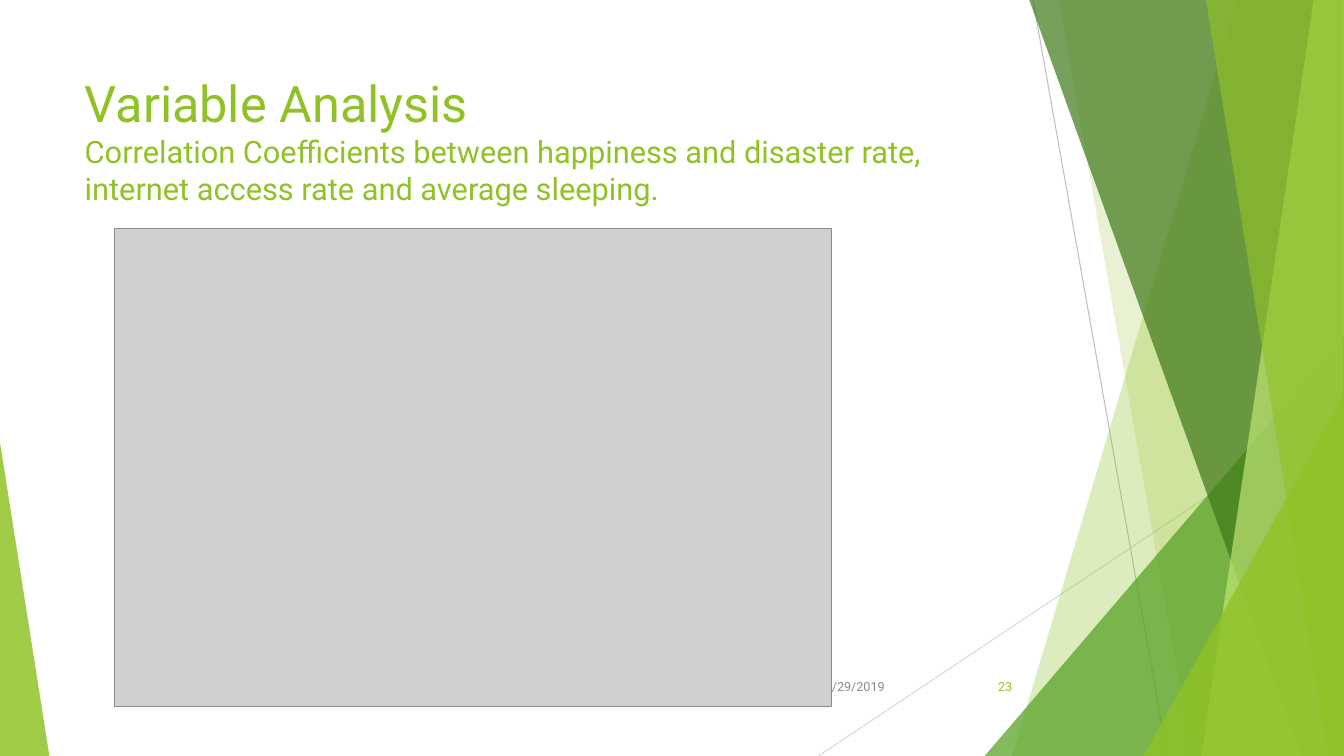
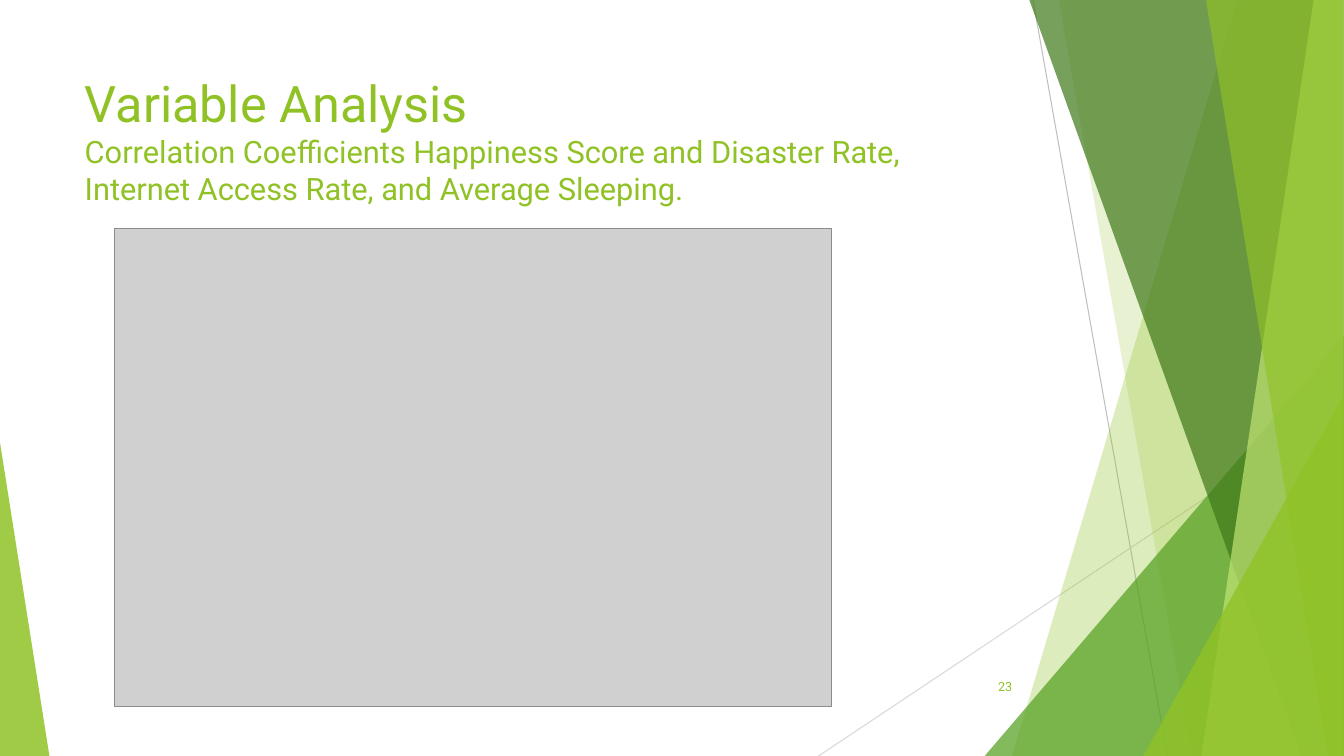
Before and after one commit to Kika000/Project-1, a slide deck: slide 23 of What Makes the World Happy.pptx. Drawn at 1344x756 pixels with LibreOffice and Linux fonts; fonts in the diff are those of the drawing; grey boxes stand for pictures. Boxes give left, top, right and bottom in pixels: in the first picture for what was removed or moved away, otherwise in the second. Text is boxed around its words. In the diff, an @@ line names an element or a change of style, - is before the commit and + after.

```diff
--- a/What Makes the World Happy.pptx
+++ b/What Makes the World Happy.pptx
@@ title at (85,84,900,207): text changed @@
-Variable Analysis
-Correlation Coefficients between happiness and disaster rate, internet access rate and average sleeping.
+Variable Analysis
+Correlation Coefficients Happiness Score and Disaster Rate, Internet Access Rate, and Average Sleeping.
@@ text removed at (825,679,885,695) @@
-7/29/2019
```
Also in this commit, not shown: 25 other slides changed, 11 other files.
